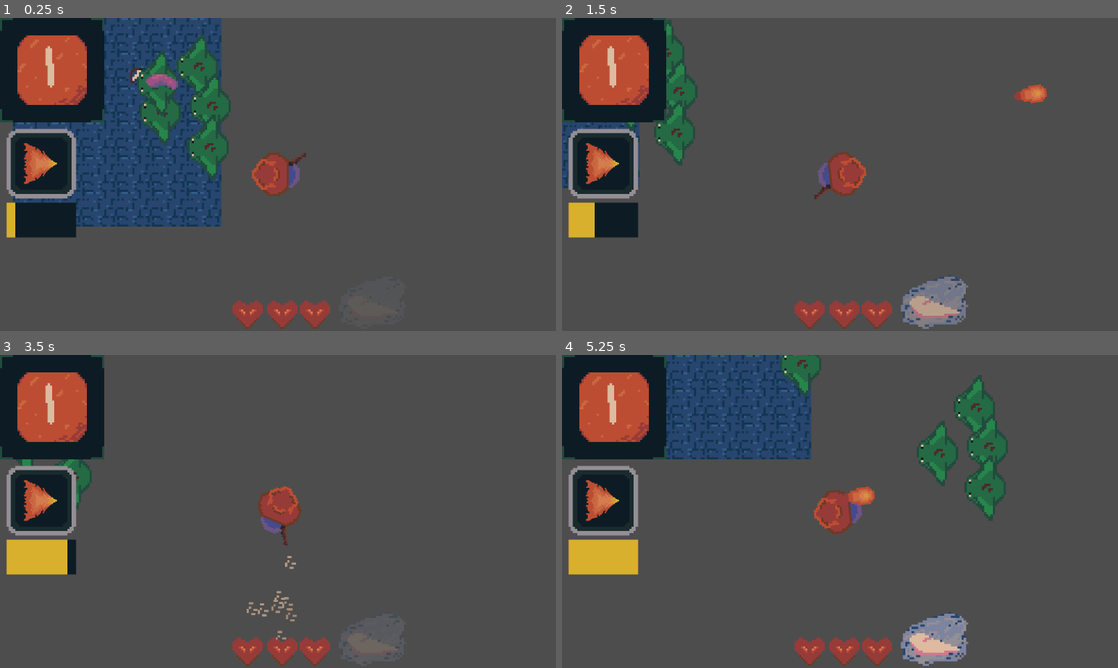
Above: before the commit, frames 1-4 (two rows, left to right).
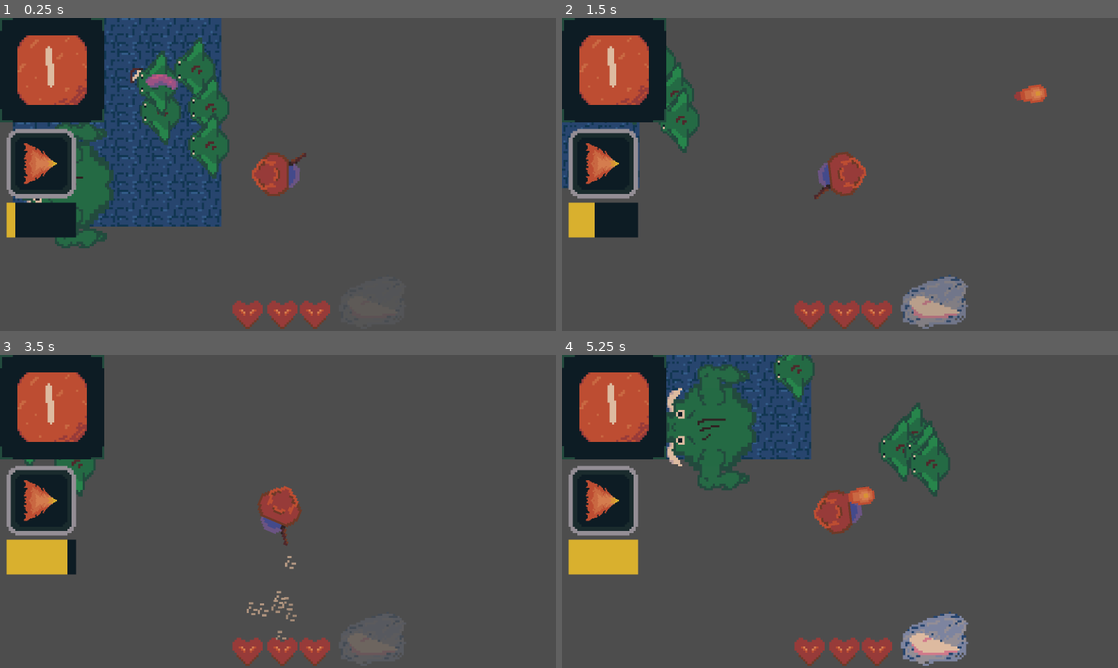
Above: after the commit, the same moments.

Repository: KatLuvsYa3/SELUGameJam26_Godot_Bros
Game: Godot game, scene res://main_scenes/Battle_Levels/Easy_Rolls/Easy_Level_Test.tscn
Same seed, same stepped clock (60 frames per second), same inputs: the game is played once before the commit and once after it.
Inputs (mouse positions are in pixels of both pictures, inside the frame that each line leads up to):
- Up to frame 1 (0.25 s): no input
- Up to frame 2 (1.5 s): move the mouse to (962, 158) at 0.52 s; hold D 0.53-1.28 s; hold K 0.53-1.28 s; click (962, 158) at 0.67 s; tap Space at 0.77 s; move the mouse to (728, 190) at 1.27 s; hold S from 1.28 s (still down); tap K at 1.35 s
- Up to frame 3 (3.5 s): tap Space at 1.52, 3.02 s; move the mouse to (333, 442) at 2.02 s; release S at 2.03 s; hold D 2.03-2.78 s; hold K 2.03-2.78 s; tap Enter at 2.75 s; move the mouse to (250, 574) at 2.77 s; hold W from 2.78 s (still down); tap K at 2.85 s; click (250, 574) at 2.92 s
- Up to frame 4 (5.25 s): move the mouse to (1006, 558) at 3.52 s; release W at 3.53 s; hold K 3.53-4.28 s; hold A 3.53-5.03 s; tap Space at 3.77, 4.52 s; move the mouse to (673, 464) at 4.27 s; tap K at 4.35 s; move the mouse to (867, 511) at 5.02 s; hold S from 5.03 s (still down); hold K from 5.03 s (still down); click (867, 511) at 5.17 s

The runs differ from the first frame. In frame 1, 3.2% of the frame differs, in the area x 4-42%, y 5-74%; in frame 2, 1.4%; in frame 3, 0.3%; in frame 4, 9.6%, in the area x 18-81%, y 0-53%.

Commit message:
extended collision things to ranger and tank

Diff:
--- a/main_scenes/Battle_Levels/Easy_Rolls/Easy_Level_Test.tscn
+++ b/main_scenes/Battle_Levels/Easy_Rolls/Easy_Level_Test.tscn
@@ -49,3 +49,6 @@
 position = Vector2(66, 30)
 
 [node name="Tank" type="Node2D" parent="SpawnPoints" unique_id=996038208]
+
+[node name="Marker2D" type="Marker2D" parent="SpawnPoints/Tank" unique_id=1431769374]
+position = Vector2(26, 77)
--- a/main_scenes/Battle_Levels/Easy_Rolls/easy_level_test.gd
+++ b/main_scenes/Battle_Levels/Easy_Rolls/easy_level_test.gd
@@ -6,13 +6,14 @@
 
 var player
 var enemies = []
+var direction
 func _ready():
 
 	enemies = BaseScript.place_enemies(enemyContainer, spawnPoints)
-	player = BaseScript.place_player(playerContainer, BaseScript.viewport_width/2, BaseScript.viewport_height/2)
+	player = BaseScript.place_player(playerContainer, BaseScript.viewport_width/2.0, BaseScript.viewport_height/2.0)
 
 func _process(delta: float):
 
 	for enemy in enemies:
-		var direction = global_position.direction_to(player.global_position)
+		direction = enemy.global_position.direction_to(player.global_position)
 		enemy.global_position +=  direction * enemy.speed * delta
--- a/scripts/classes/enemies.gd
+++ b/scripts/classes/enemies.gd
@@ -40,5 +40,4 @@
 	var enemy = scene.instantiate()
 	parent.add_child(enemy)
 	enemy.global_position = pos
-
 	return enemy
--- a/scripts/melee.gd
+++ b/scripts/melee.gd
@@ -5,9 +5,3 @@
 @export var health: float = Enemy.enemyHealth[type]
 @export var speed: float = Enemy.enemySpeed[type]
 @export var damage: float = Enemy.enemyDamage[type]
-
-#func _process(delta: float):
-
-
-
-#func getPlayerPosition(player: Sprite2D):
--- a/sub_scenes/enemy_scenes/Tank.tscn
+++ b/sub_scenes/enemy_scenes/Tank.tscn
@@ -3,8 +3,17 @@
 [ext_resource type="Texture2D" uid="uid://beineqms04lv0" path="res://sprites/orc.png" id="1_5etig"]
 [ext_resource type="Script" uid="uid://jaywdur2qjgv" path="res://scripts/tank.gd" id="1_ov5k2"]
 
+[sub_resource type="CircleShape2D" id="CircleShape2D_qt2xu"]
+
 [node name="Tank" type="Node2D" unique_id=371974212]
 script = ExtResource("1_ov5k2")
 
-[node name="Sprite2D" type="Sprite2D" parent="." unique_id=815225426]
+[node name="Area2D" type="Area2D" parent="." unique_id=16542314]
+
+[node name="Sprite2D" type="Sprite2D" parent="Area2D" unique_id=815225426]
 texture = ExtResource("1_5etig")
+
+[node name="CollisionShape2D" type="CollisionShape2D" parent="Area2D" unique_id=480509906]
+position = Vector2(-4, 1)
+scale = Vector2(2.3, 2.3)
+shape = SubResource("CircleShape2D_qt2xu")
--- a/sub_scenes/enemy_scenes/ranged.tscn
+++ b/sub_scenes/enemy_scenes/ranged.tscn
@@ -3,8 +3,15 @@
 [ext_resource type="Script" uid="uid://cq3153sd1tyul" path="res://scripts/ranged.gd" id="1_at5jy"]
 [ext_resource type="Texture2D" uid="uid://df0cjt2xlyf1t" path="res://sprites/range_goblin.png" id="1_b5qf1"]
 
+[sub_resource type="CircleShape2D" id="CircleShape2D_qt2xu"]
+
 [node name="Ranger" type="Node2D" unique_id=1722592856]
 script = ExtResource("1_at5jy")
 
-[node name="Sprite2D" type="Sprite2D" parent="." unique_id=642414836]
+[node name="Area2D" type="Area2D" parent="." unique_id=1416520430]
+
+[node name="Sprite2D" type="Sprite2D" parent="Area2D" unique_id=642414836]
 texture = ExtResource("1_b5qf1")
+
+[node name="CollisionShape2D" type="CollisionShape2D" parent="Area2D" unique_id=1351411544]
+shape = SubResource("CircleShape2D_qt2xu")
